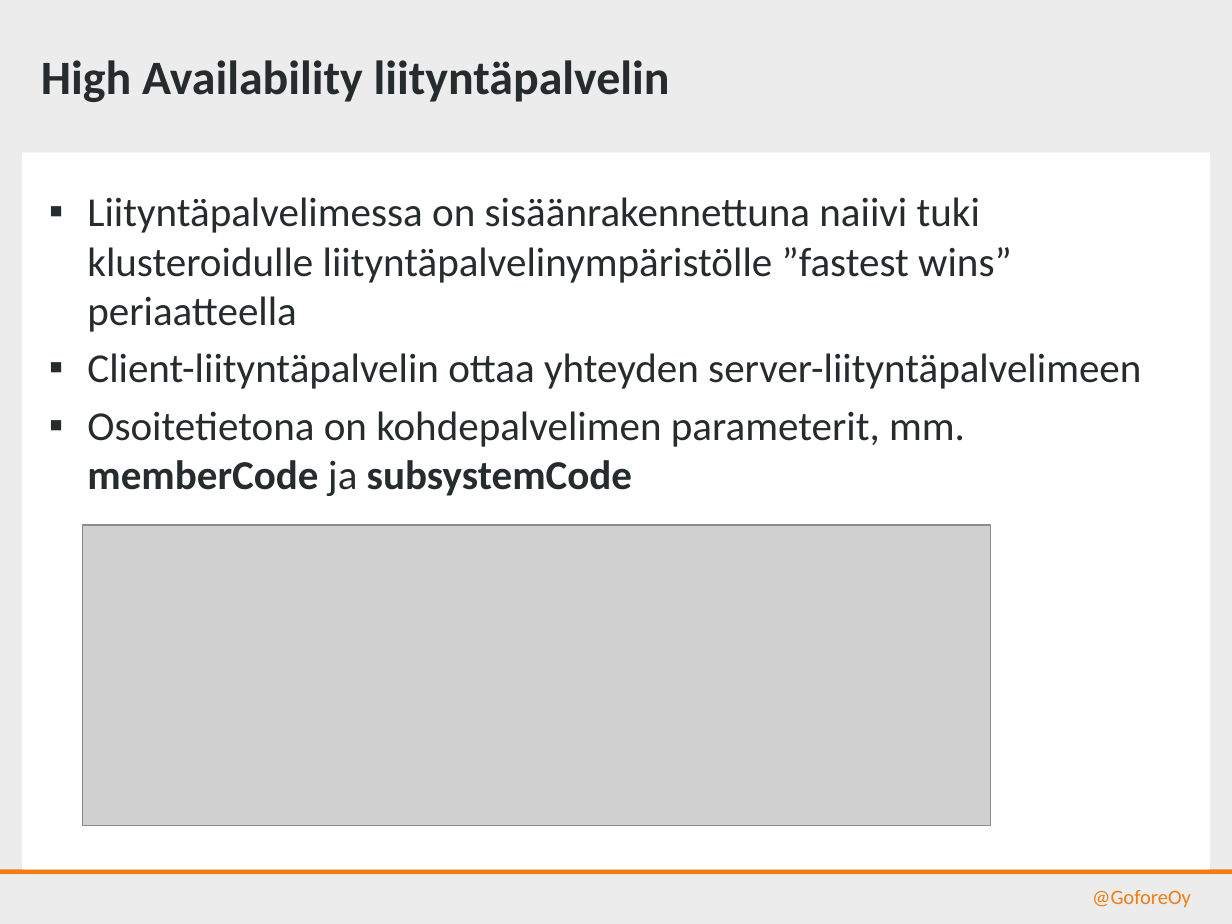
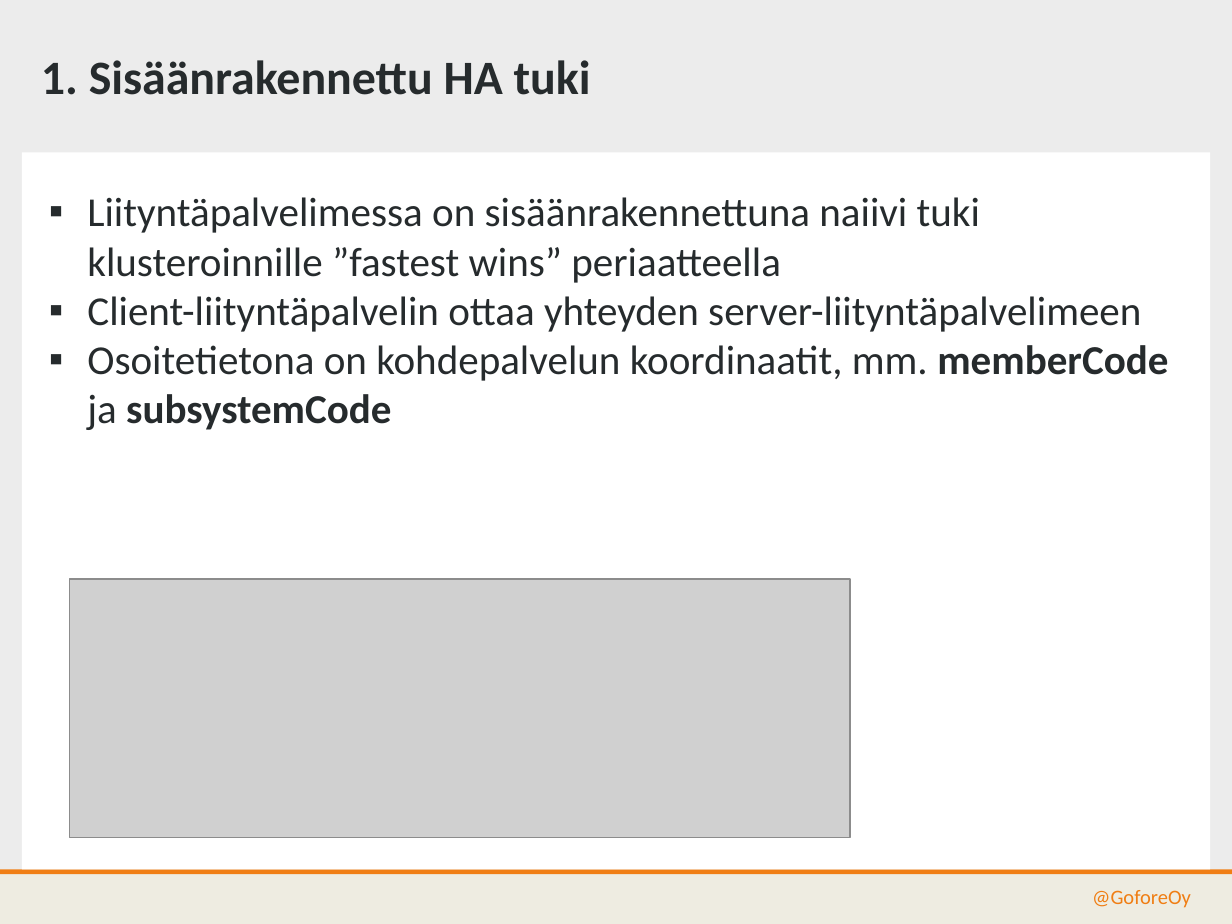
Before and after one commit to gofore/kapa-xroad-presentation, a slide deck: slide 3 of src/kuormanjako.pptx (slide 2 before the commit). Drawn at 1232x924 pixels with LibreOffice and Linux fonts; fonts in the diff are those of the drawing; grey boxes stand for pictures; background and template pictures are left out. Boxes give left, top, right and bottom in pixels: in the first picture for what was removed or moved away, otherwise in the second. Text is boxed around its words. In the diff, an @@ line names an element or a change of style, - is before the commit and + after.

```diff
--- a/src/kuormanjako.pptx
+++ b/src/kuormanjako.pptx
@@ text at (x1=41, y1=60, x2=591, y2=95): text changed @@
-High Availability liityntäpalvelin
+1. Sisäänrakennettu HA tuki
@@ text at (x1=87, y1=197, x2=980, y2=283): text changed @@
-▪ Liityntäpalvelimessa on sisäänrakennettuna naiivi tuki klusteroidulle liityntäpalvelinympäristölle ”fastest wins” periaatteella
+▪ Liityntäpalvelimessa on sisäänrakennettuna naiivi tuki klusteroinnille ”fastest wins” periaatteella
@@ text at (x1=87, y1=296, x2=1141, y2=332): less space between paragraphs @@
@@ text at (x1=87, y1=345, x2=1168, y2=430): text changed @@
-▪ Osoitetietona on kohdepalvelimen parameterit, mm. memberCode ja subsystemCode
+▪ Osoitetietona on kohdepalvelun koordinaatit, mm. memberCode ja subsystemCode
@@ picture resized from (x1=83, y1=525, x2=991, y2=825) to (x1=69, y1=579, x2=850, y2=838) @@
```
Also in this commit, not shown: 6 other slides changed, 5 slides added, 1 slide removed.
